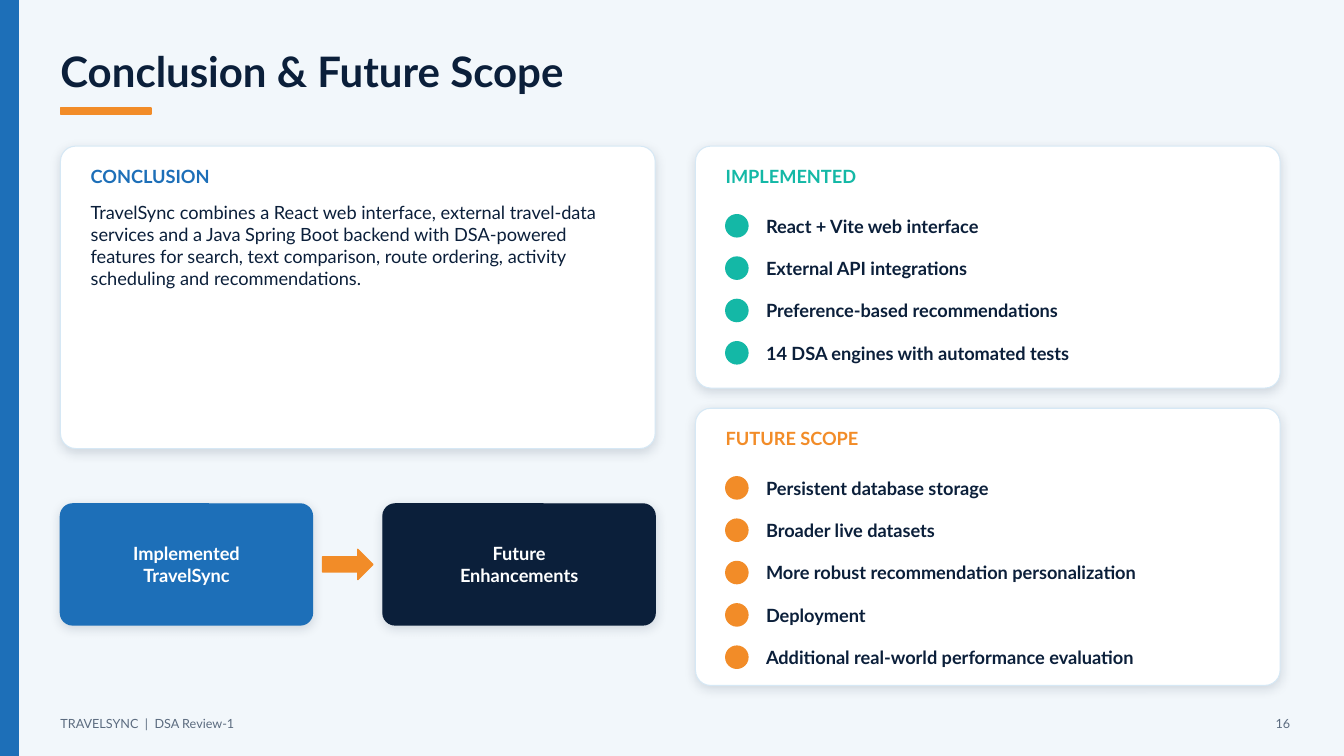
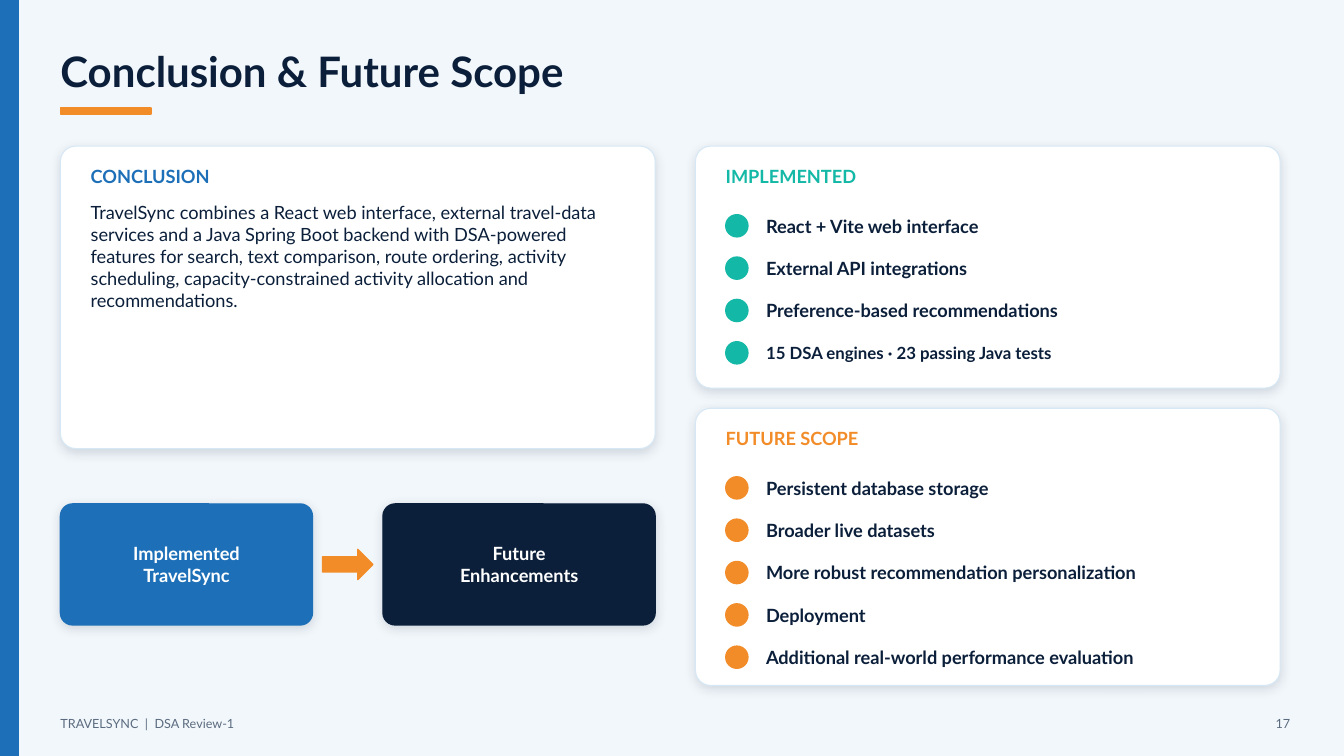
Before and after one commit to Yagati-Keerthika/TravelSync, a slide deck: slide 17 of docs/TravelSync_DSA_Review1.pptx (slide 16 before the commit). Drawn at 1344x756 pixels with LibreOffice and Linux fonts; fonts in the diff are those of the drawing. Boxes give left, top, right and bottom in pixels: in the first picture for what was removed or moved away, otherwise in the second. Text is boxed around its words. In the diff, an @@ line names an element or a change of style, - is before the commit and + after.

Commit message:
Add Edmonds-Karp activity allocation

```diff
--- a/docs/TravelSync_DSA_Review1.pptx
+++ b/docs/TravelSync_DSA_Review1.pptx
@@ text at (x1=91, y1=205, x2=596, y2=307): text changed @@
-TravelSync combines a React web interface, external travel-data services and a Java Spring Boot backend with DSA-powered features for search, text comparison, route ordering, activity scheduling and recommendations.
+TravelSync combines a React web interface, external travel-data services and a Java Spring Boot backend with DSA-powered features for search, text comparison, route ordering, activity scheduling, capacity-constrained activity allocation and recommendations.
@@ text at (x1=766, y1=346, x2=1051, y2=362): text changed; size 13 to 12 pt @@
-14 DSA engines with automated tests
+15 DSA engines · 23 passing Java tests
@@ text at (x1=1276, y1=719, x2=1291, y2=728): text changed @@
-16
+17
```
Also in this commit, not shown: 7 other slides changed, 1 slide added, 14 other files.
